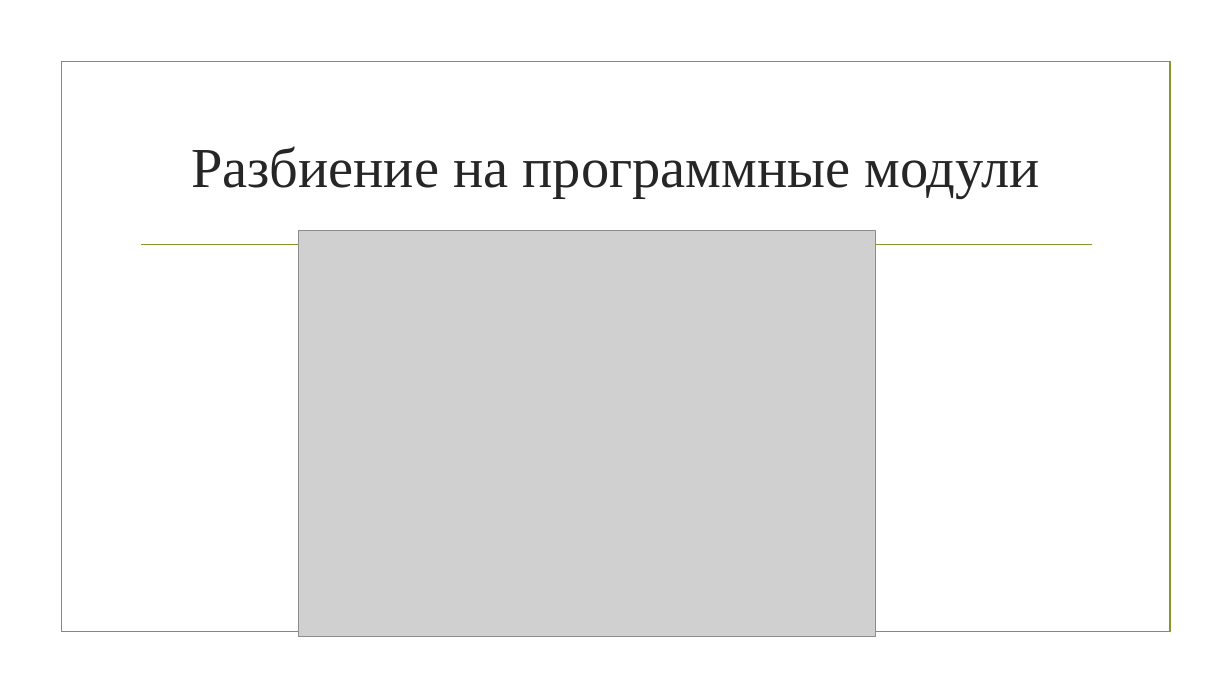
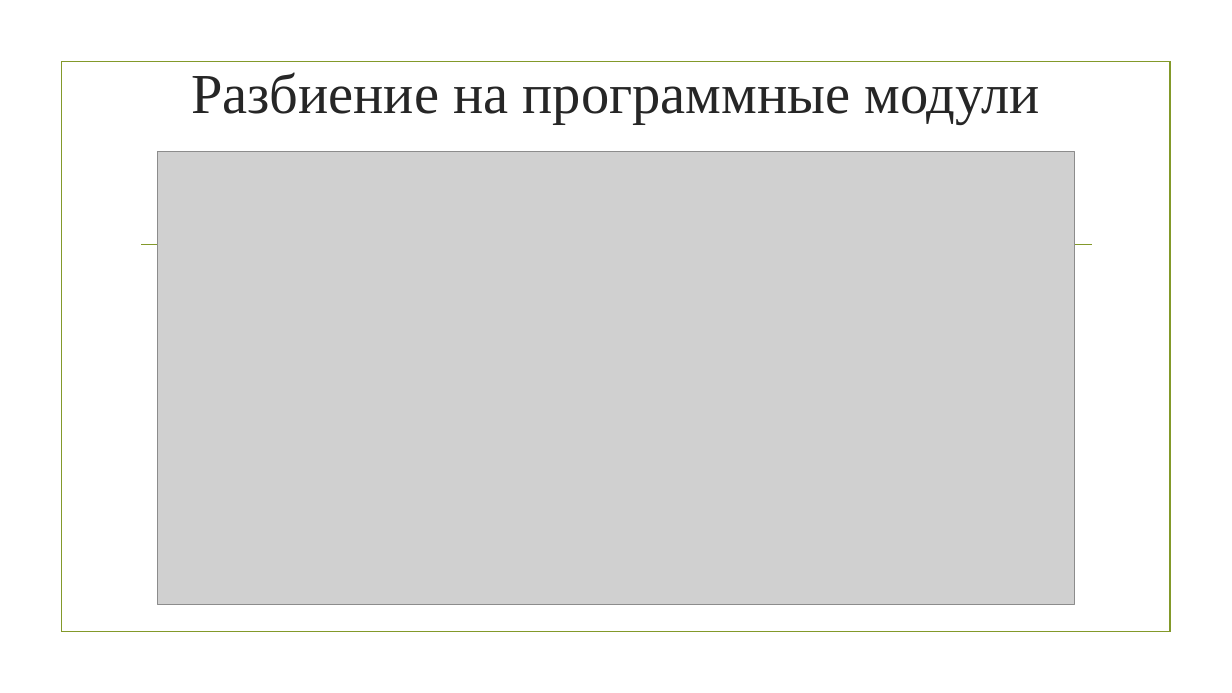
Before and after one commit to gitGUAP/Sem5, a slide deck: slide 6 of OOP/pres.pptx (slide 8 before the commit). Drawn at 1232x693 pixels with LibreOffice and Linux fonts; fonts in the diff are those of the drawing; grey boxes stand for pictures; background and template pictures are left out. Boxes give left, top, right and bottom in pixels: in the first picture for what was removed or moved away, otherwise in the second. Text is boxed around its words. In the diff, an @@ line names an element or a change of style, - is before the commit and + after.

```diff
--- a/OOP/pres.pptx
+++ b/OOP/pres.pptx
@@ title "Разбиение на программные модули": place and size @@
-title "Разбиение на программные модули" at <box>191,146,1039,198</box>
+title "Разбиение на программные модули" at <box>191,72,1039,125</box>
@@ picture added at <box>158,152,1075,604</box> @@
@@ picture removed at <box>299,231,875,637</box> @@
```
Also in this commit, not shown: 5 other slides changed, 3 slides added, 6 slides removed, 2 other files.
